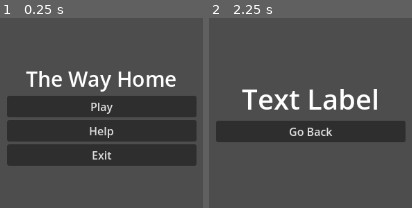
Above: before the commit, frames 1-2 (left to right).
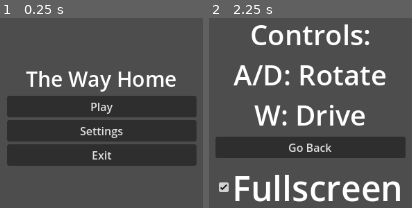
Above: after the commit, the same moments.

Repository: VHSDIR/thewayhome
Game: Godot game, scene res://scenes/menu.tscn
Two runs of this game, one before a commit and one after it. Both use one fixed random seed, a clock stepped at 60 frames per second and the inputs below. Before the commit the project starts from res://scenes/main_menu.tscn.
Inputs (mouse positions are in pixels of both pictures, inside the frame that each line leads up to):
- Up to frame 1 (0.25 s): no input
- Up to frame 2 (2.25 s): click (310, 130) at 0.5 s, where only the run before the commit has a clickable "Help"; click "Go Back" at 1.25 s; click (310, 130) at 2 s, where only the run after the commit has a clickable "Settings"

The runs differ from the first frame. In frame 1, 0.6% of the frame differs, in the area x 39-61%, y 57-64%; in frame 2, 30%, in the area x 3-97%, y 3-97%.

Commit message:
Add files via upload

Diff:
--- a/src/project.godot
+++ b/src/project.godot
@@ -12,7 +12,7 @@
 
 config/name="The Way Home"
 config/version="1.0"
-run/main_scene="res://scenes/main_menu.tscn"
+run/main_scene="res://scenes/menu.tscn"
 config/features=PackedStringArray("4.3", "Forward Plus")
 boot_splash/bg_color=Color(0, 0, 0, 1)
 boot_splash/show_image=false
--- a/src/scenes/main.tscn
+++ b/src/scenes/main.tscn
@@ -1,11 +1,12 @@
-[gd_scene load_steps=8 format=3 uid="uid://0fje57i0c0sj"]
+[gd_scene load_steps=9 format=3 uid="uid://0fje57i0c0sj"]
 
 [ext_resource type="PackedScene" uid="uid://d26te0gv7khjd" path="res://scenes/block.tscn" id="1_w5kyn"]
 [ext_resource type="Script" path="res://scripts/level.gd" id="1_wyd1u"]
 [ext_resource type="PackedScene" uid="uid://cs8f1p76tn61f" path="res://scenes/player.tscn" id="2_4guff"]
 [ext_resource type="PackedScene" uid="uid://b83dcv6fewvk8" path="res://scenes/start_sign.tscn" id="2_8eqav"]
 [ext_resource type="PackedScene" uid="uid://d2754k6brsb7x" path="res://scenes/terrain.tscn" id="3_x3jfn"]
-[ext_resource type="PackedScene" uid="uid://bbkg7ulps68cf" path="res://scenes/sarna.tscn" id="4_krrul"]
+[ext_resource type="PackedScene" uid="uid://bbkg7ulps68cf" path="res://scenes/obstacleaction01.tscn" id="4_krrul"]
+[ext_resource type="PackedScene" uid="uid://ejt2iy3ndq6q" path="res://scenes/obstacleaction02.tscn" id="4_shuqu"]
 
 [sub_resource type="Environment" id="Environment_d8eq5"]
 background_mode = 1
@@ -25,7 +26,7 @@
 [node name="Randomizer" type="Node3D" parent="."]
 transform = Transform3D(1, 0, 0, 0, 1, 0, 0, 0, 1, 0, 0, 50)
 
-[node name="Sarna" parent="Randomizer" instance=ExtResource("4_krrul")]
+[node name="ObstacleAction02" parent="Randomizer" instance=ExtResource("4_krrul")]
 transform = Transform3D(0.8, 0, 0, 0, 0.8, 0, 0, 0, 0.8, 0.906, 0, 8.288)
 
 [node name="ObstaclesHolder" type="Node3D" parent="Randomizer"]
@@ -35,6 +36,9 @@
 
 [node name="Obstacle02" parent="Randomizer/ObstaclesHolder" instance=ExtResource("1_w5kyn")]
 transform = Transform3D(1, 0, 0, 0, 1, 0, 0, 0, 1, 4, 0, 10)
+
+[node name="ObstacleAction01" parent="Randomizer/ObstaclesHolder" instance=ExtResource("4_shuqu")]
+transform = Transform3D(0.8, 0, 0, 0, 0.8, 0, 0, 0, 0.8, -0.603247, 0, 9.84024)
 
 [node name="DirectionalLight3D" type="DirectionalLight3D" parent="."]
 transform = Transform3D(1, 0, 0, 0, 0.707107, 0.707107, 0, -0.707107, 0.707107, 0, 26.4884, 39.4248)
--- a/src/scenes/main_menu.tscn
+++ b/src/scenes/main_menu.tscn
@@ -39,14 +39,14 @@
 layout_mode = 2
 text = "Play"
 
-[node name="Help" type="Button" parent="MarginContainer/VBoxContainer"]
+[node name="Settings" type="Button" parent="MarginContainer/VBoxContainer"]
 layout_mode = 2
-text = "Help"
+text = "Settings"
 
 [node name="Exit" type="Button" parent="MarginContainer/VBoxContainer"]
 layout_mode = 2
 text = "Exit"
 
 [connection signal="pressed" from="MarginContainer/VBoxContainer/Play" to="." method="_on_play_pressed"]
-[connection signal="pressed" from="MarginContainer/VBoxContainer/Help" to="." method="_on_help_pressed"]
+[connection signal="pressed" from="MarginContainer/VBoxContainer/Settings" to="." method="_on_settings_pressed"]
 [connection signal="pressed" from="MarginContainer/VBoxContainer/Exit" to="." method="_on_exit_pressed"]
--- /dev/null
+++ b/src/scenes/menu.tscn
@@ -0,0 +1,20 @@
+[gd_scene load_steps=4 format=3 uid="uid://c2dgan56e7fg3"]
+
+[ext_resource type="Script" path="res://scripts/menu.gd" id="1_mr7cd"]
+[ext_resource type="PackedScene" uid="uid://clsftf0b26r7h" path="res://scenes/main_menu.tscn" id="1_xjrtt"]
+[ext_resource type="PackedScene" uid="uid://dddktftjb2dnj" path="res://scenes/options_menu.tscn" id="2_aif8j"]
+
+[node name="Menu" type="Control"]
+layout_mode = 3
+anchors_preset = 15
+anchor_right = 1.0
+anchor_bottom = 1.0
+grow_horizontal = 2
+grow_vertical = 2
+script = ExtResource("1_mr7cd")
+
+[node name="MainMenu" parent="." instance=ExtResource("1_xjrtt")]
+layout_mode = 1
+
+[node name="OptionsMenu" parent="." instance=ExtResource("2_aif8j")]
+layout_mode = 1
--- /dev/null
+++ b/src/scenes/obstacleaction01.tscn
@@ -0,0 +1,17 @@
+[gd_scene load_steps=4 format=3 uid="uid://bbkg7ulps68cf"]
+
+[ext_resource type="Texture2D" uid="uid://ceraerrjmmuhk" path="res://assets/sarna.jpg" id="1_ly7q4"]
+
+[sub_resource type="StandardMaterial3D" id="StandardMaterial3D_xbp72"]
+albedo_texture = ExtResource("1_ly7q4")
+
+[sub_resource type="QuadMesh" id="QuadMesh_sbpwy"]
+
+[node name="Sarna" type="Node3D"]
+transform = Transform3D(-0.8, 0, -1.20797e-07, 0, 0.8, 0, 1.20797e-07, 0, -0.8, 0, 0, 0)
+
+[node name="Sprite" type="MeshInstance3D" parent="."]
+transform = Transform3D(-1, 0, -8.74228e-08, 0, 1, 0, 8.74228e-08, 0, -1, 0, 0.5, 0)
+material_override = SubResource("StandardMaterial3D_xbp72")
+mesh = SubResource("QuadMesh_sbpwy")
+skeleton = NodePath("../..")
--- /dev/null
+++ b/src/scenes/obstacleaction02.tscn
@@ -0,0 +1,17 @@
+[gd_scene load_steps=4 format=3 uid="uid://ejt2iy3ndq6q"]
+
+[ext_resource type="Texture2D" uid="uid://doe83htu4pkqj" path="res://assets/gas_station.png" id="1_sfrol"]
+
+[sub_resource type="StandardMaterial3D" id="StandardMaterial3D_xbp72"]
+albedo_texture = ExtResource("1_sfrol")
+
+[sub_resource type="QuadMesh" id="QuadMesh_sbpwy"]
+
+[node name="GasStation" type="Node3D"]
+transform = Transform3D(-0.8, 0, -1.20797e-07, 0, 0.8, 0, 1.20797e-07, 0, -0.8, 0, 0, 0)
+
+[node name="Sprite" type="MeshInstance3D" parent="."]
+transform = Transform3D(-1, 0, -8.74228e-08, 0, 1, 0, 8.74228e-08, 0, -1, 0, 0.5, 0)
+material_override = SubResource("StandardMaterial3D_xbp72")
+mesh = SubResource("QuadMesh_sbpwy")
+skeleton = NodePath("../..")
--- /dev/null
+++ b/src/scenes/options_menu.tscn
@@ -0,0 +1,54 @@
+[gd_scene load_steps=3 format=3 uid="uid://dddktftjb2dnj"]
+
+[ext_resource type="Script" path="res://scripts/options_menu.gd" id="1_ct68e"]
+[ext_resource type="Script" path="res://scripts/fullscreen.gd" id="2_38i0j"]
+
+[node name="OptionsMenu" type="Control"]
+layout_mode = 3
+anchors_preset = 15
+anchor_right = 1.0
+anchor_bottom = 1.0
+grow_horizontal = 2
+grow_vertical = 2
+script = ExtResource("1_ct68e")
+
+[node name="MarginContainer" type="MarginContainer" parent="."]
+layout_mode = 1
+anchors_preset = 8
+anchor_left = 0.5
+anchor_top = 0.5
+anchor_right = 0.5
+anchor_bottom = 0.5
+offset_left = -136.5
+offset_top = -50.5
+offset_right = 136.5
+offset_bottom = 50.5
+grow_horizontal = 2
+grow_vertical = 2
+
+[node name="VBoxContainer" type="VBoxContainer" parent="MarginContainer"]
+layout_mode = 2
+
+[node name="Label" type="Label" parent="MarginContainer/VBoxContainer"]
+layout_mode = 2
+theme_override_font_sizes/font_size = 40
+text = "Controls:
+A/D: Rotate
+W: Drive
+"
+horizontal_alignment = 1
+vertical_alignment = 1
+
+[node name="Back" type="Button" parent="MarginContainer/VBoxContainer"]
+layout_mode = 2
+text = "Go Back"
+
+[node name="Fullscreen" type="CheckBox" parent="MarginContainer/VBoxContainer"]
+layout_mode = 2
+theme_override_font_sizes/font_size = 50
+button_pressed = true
+text = "Fullscreen"
+script = ExtResource("2_38i0j")
+
+[connection signal="pressed" from="MarginContainer/VBoxContainer/Back" to="." method="_on_back_pressed"]
+[connection signal="toggled" from="MarginContainer/VBoxContainer/Fullscreen" to="." method="_on_fullscreen_toggled"]
--- a/src/scenes/player.tscn
+++ b/src/scenes/player.tscn
@@ -57,3 +57,12 @@
 
 [node name="PauseMenu" parent="Control" instance=ExtResource("2_mriif")]
 layout_mode = 1
+
+[node name="Points" type="Label" parent="Control"]
+layout_mode = 0
+offset_left = -289.0
+offset_top = 364.0
+offset_right = -83.0
+offset_bottom = 433.0
+theme_override_font_sizes/font_size = 50
+text = "Points: 0"
--- /dev/null
+++ b/src/scenes/settings_menu.tscn
@@ -0,0 +1,27 @@
+[gd_scene load_steps=2 format=3 uid="uid://bwghwhhmy0428"]
+
+[sub_resource type="GDScript" id="GDScript_fhitu"]
+script/source = "extends Control
+"
+
+[node name="SettingsMenu" type="Control"]
+layout_mode = 3
+anchors_preset = 15
+anchor_right = 1.0
+anchor_bottom = 1.0
+grow_horizontal = 2
+grow_vertical = 2
+script = SubResource("GDScript_fhitu")
+
+[node name="MarginContainer" type="MarginContainer" parent="."]
+layout_mode = 0
+offset_right = 40.0
+offset_bottom = 40.0
+
+[node name="VBoxContainer" type="VBoxContainer" parent="MarginContainer"]
+layout_mode = 2
+
+[node name="Fullscreen" type="CheckBox" parent="MarginContainer/VBoxContainer"]
+layout_mode = 2
+button_pressed = true
+text = "Fullscreen"
--- /dev/null
+++ b/src/scripts/fullscreen.gd
@@ -0,0 +1,2 @@
+class_name fullscreen
+extends CheckBox
--- a/src/scripts/level.gd
+++ b/src/scripts/level.gd
@@ -1,26 +1,24 @@
+class_name level
 extends Node3D
 var utils = preload("res://scripts/utils.gd")
-
 func _ready():
 	reset_obstacles()
-
 func _on_player_custom_position_reseted():
 	$StartSign.scale = Vector3.ZERO
 	reset_obstacles()
-
 func reset_obstacles():
-	var picked_obstacle = randi_range(0, 1)
-
+	var num_obstacles = 3
+	var picked_obstacle = randi_range(0, num_obstacles - 1)
 	if picked_obstacle == 0:
-		$Randomizer/Sarna.position.x = utils.get_random_value(5)
+		$Randomizer/ObstacleAction02.position.x = utils.get_random_value(5)
 	elif picked_obstacle == 1:
 		$Randomizer/ObstaclesHolder/Obstacle01.position.x = utils.get_random_value(5)
 		$Randomizer/ObstaclesHolder/Obstacle02.position.x = utils.get_random_value(5)
-
+	elif picked_obstacle == 2:
+		$Randomizer/ObstaclesHolder/ObstacleAction01.position.x = utils.get_random_value(5)
 	var children = $Randomizer.get_children()
 	for i in range(children.size()):
 		var child = children[i]
-
 		if i == picked_obstacle:
 			child.scale = Vector3.ONE
 		else:
--- a/src/scripts/main_menu.gd
+++ b/src/scripts/main_menu.gd
@@ -2,7 +2,8 @@
 extends Control
 func _on_play_pressed() -> void:
 	get_tree().change_scene_to_file("res://scenes/main.tscn")
-func _on_help_pressed() -> void:
-	get_tree().change_scene_to_file("res://scenes/help_menu.tscn")
+func _on_settings_pressed() -> void:
+	$".".hide()
+	$"../OptionsMenu".show()
 func _on_exit_pressed() -> void:
 	get_tree().quit()
--- /dev/null
+++ b/src/scripts/menu.gd
@@ -0,0 +1,4 @@
+class_name menu
+extends Control
+func _ready() -> void:
+	$OptionsMenu.hide()
--- /dev/null
+++ b/src/scripts/options_menu.gd
@@ -0,0 +1,10 @@
+class_name help_menu
+extends Control
+func _on_back_pressed() -> void:
+	self.hide()
+	$"../MainMenu".show()
+func _on_fullscreen_toggled(button_pressed) -> void:
+	if button_pressed == true:
+		DisplayServer.window_set_mode(DisplayServer.WINDOW_MODE_FULLSCREEN)
+	else:
+		DisplayServer.window_set_mode(DisplayServer.WINDOW_MODE_WINDOWED)
--- a/src/scripts/pause_menu.gd
+++ b/src/scripts/pause_menu.gd
@@ -1,6 +1,7 @@
+class_name pause_menu
 extends Control
 func _on_continue_pressed() -> void:
 	self.visible = false
 	Engine.time_scale = 1
 func _on_exit_pressed() -> void:
-	get_tree().change_scene_to_file("res://scenes/main_menu.tscn")
+	get_tree().change_scene_to_file("res://scenes/menu.tscn")
--- a/src/scripts/player.gd
+++ b/src/scripts/player.gd
@@ -8,18 +8,22 @@
 var PREVIOUS_POSITION: Vector3
 var ui_visible = false
 var is_pause_menu_visible = false
+var points = 0
 signal custom_position_reseted
 @export var camera_node: Node3D
 func _ready():
-	$Control/SpeedMeter.visible = false
-	$Control/FPS.visible = false
-	$Control/Position.visible = false
+	$Control/SpeedMeter.visible = true
+	$Control/FPS.visible = true
+	$Control/Position.visible = true
 	$Control/PauseMenu.visible = false
+	$Control/Points.visible = true
+	_update_points_display()
 func toggle_ui_visibility():
 	ui_visible = not ui_visible
 	$Control/SpeedMeter.visible = ui_visible
 	$Control/FPS.visible = ui_visible
 	$Control/Position.visible = ui_visible
+	$Control/Points.visible = ui_visible
 func toggle_pause_menu():
 	is_pause_menu_visible = not is_pause_menu_visible
 	$Control/PauseMenu.visible = is_pause_menu_visible
@@ -68,4 +72,10 @@
 	if position.z > LOOPING_DISTANCE:
 		position.z = -LOOPING_DISTANCE
 		custom_position_reseted.emit()
+		_increase_points()
 	move_and_slide()
+func _increase_points():
+	points += 1
+	_update_points_display()
+func _update_points_display():
+	$Control/Points.text = "Map Resets: %d" % points
--- a/src/scripts/utils.gd
+++ b/src/scripts/utils.gd
@@ -1,3 +1,4 @@
+class_name utils
 extends Node
 static func get_random_value(range_value: float) -> float:
 	return randf_range(-range_value, range_value)
Binary file added: src/assets/gas_station.png
Not shown, added: src/assets/gas_station.png.import
